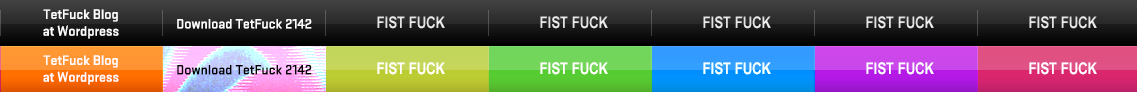
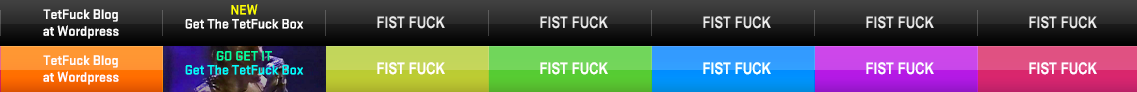
Two versions of the same layered image (w=1137, h=92). Layer-by-layer changes:
added layer "GO GET IT" in group "TF2000" over [217, 51, 272, 61]
renamed "Download TetFuck 2142" to "Get The TetFuck Box", painted on it over [177, 65, 312, 75]
added layer "NEW" in group "TF2000" over [231, 4, 258, 15]
renamed "Download TetFuck 2142" to "Get The TetFuck Box", painted on it over [177, 19, 312, 29]
added layer "Woodst btn" (darken) above "Layer 8" over [163, 46, 326, 92]
hid "Layer 8" over [163, 5, 326, 92]
